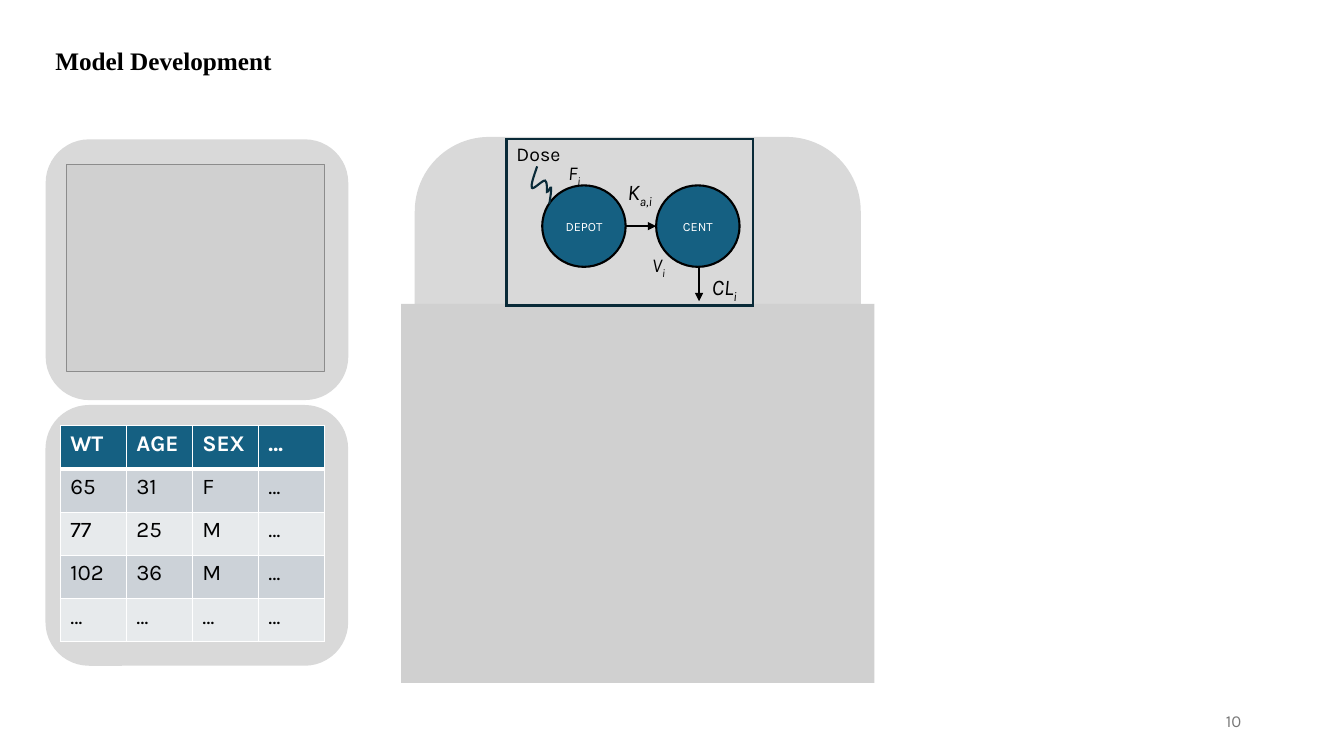
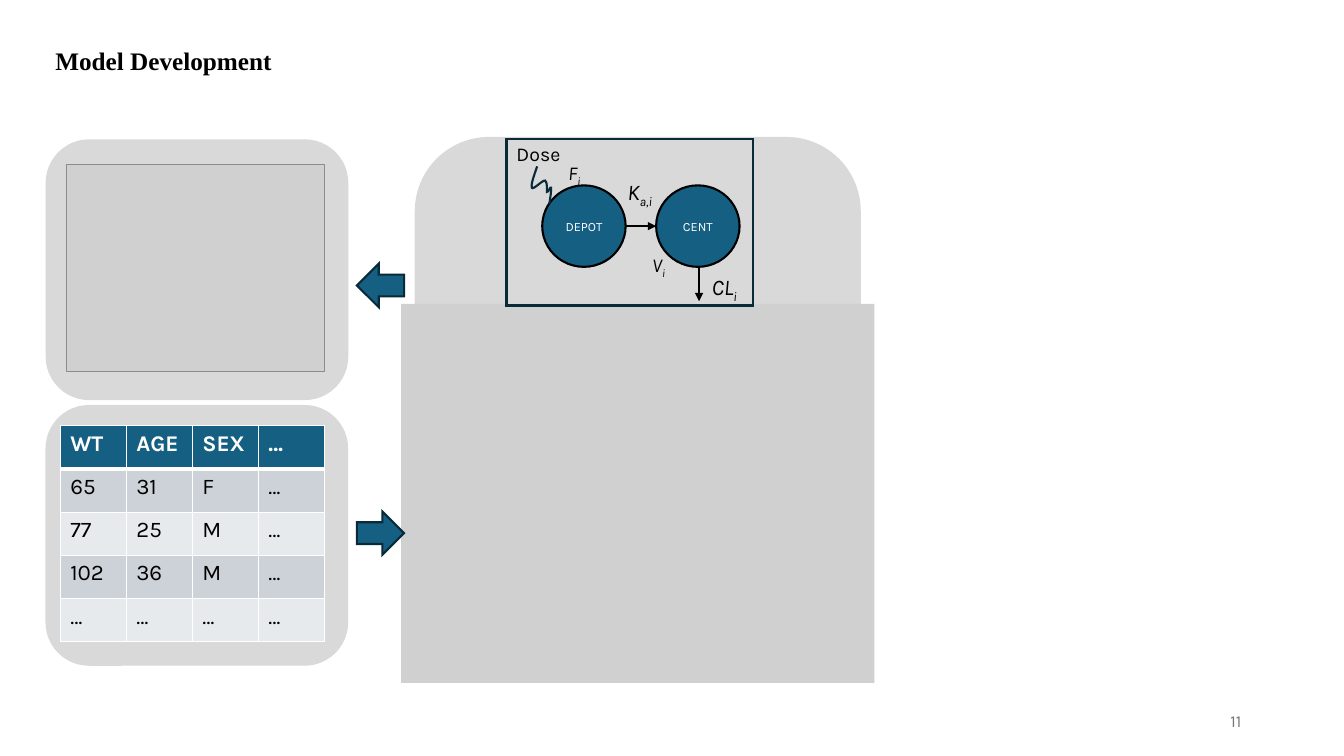
Before and after one commit to UMN-ECP-PMX/ecp8506, a slide deck: slide 11 of wk7/wk7_slides.pptx (slide 10 before the commit). Drawn at 1344x756 pixels with LibreOffice and Linux fonts; fonts in the diff are those of the drawing; grey boxes stand for pictures. Boxes give left, top, right and bottom in pixels: in the first picture for what was removed or moved away, otherwise in the second. Text is boxed around its words. In the diff, an @@ line names an element or a change of style, - is before the commit and + after.

```diff
--- a/wk7/wk7_slides.pptx
+++ b/wk7/wk7_slides.pptx
@@ right arrow added at <box>357,264,404,308</box>, fill #156082, outline #092A39 1.5 pt @@
@@ right arrow added at <box>357,511,404,555</box>, fill #156082, outline #092A39 1.5 pt @@
@@ page number at <box>1230,716,1241,727</box>: text changed @@
-10
+11
```
Also in this commit, not shown: 14 other slides changed, 1 slide added, 1 other file.
